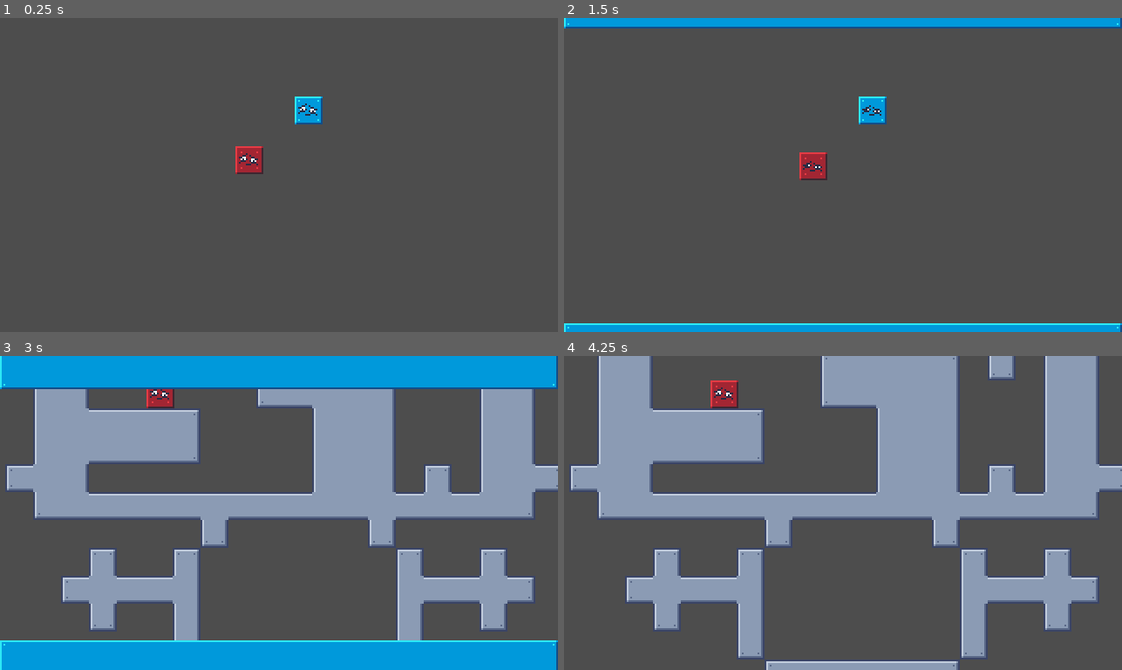
Above: before the commit, frames 1-4 (two rows, left to right).
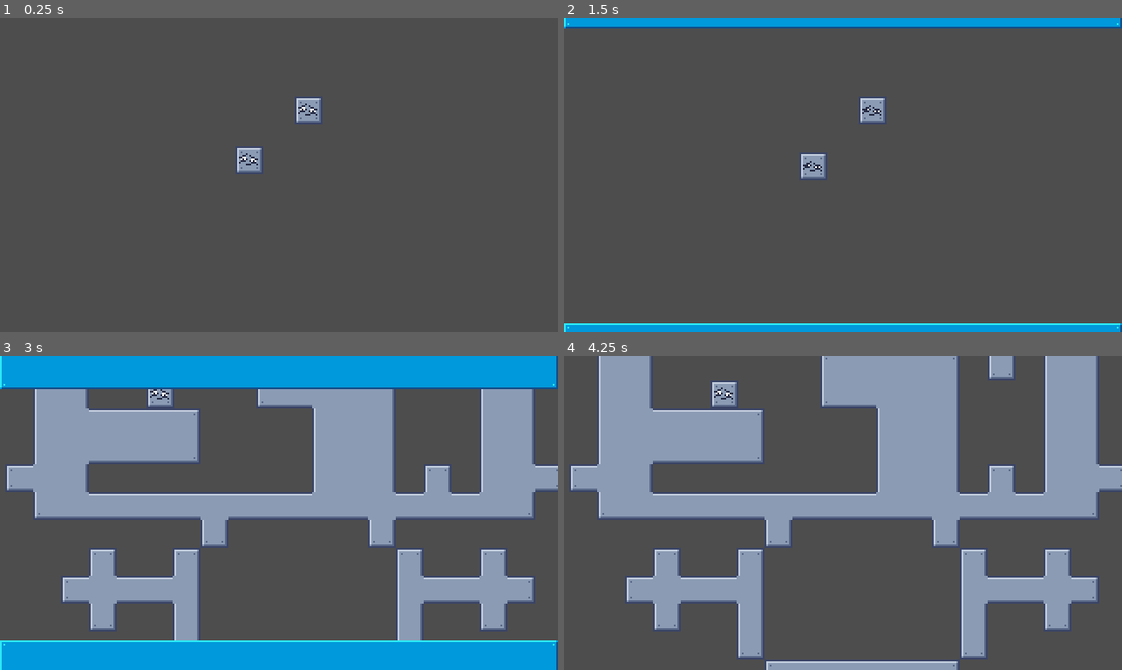
Above: after the commit, the same moments.

Repository: ARKANYOTA/globs
Game: Godot game, scene res://scenes/scene_1.tscn
The game is run twice, just before and just after one commit, with the same random seed, the same clock (stepped at 60 frames per second) and the same inputs. This scene is started directly instead of the project's main scene.
Inputs (mouse positions are in pixels of both pictures, inside the frame that each line leads up to):
- Up to frame 1 (0.25 s): no input
- Up to frame 2 (1.5 s): tap Enter (ui_accept) at 0.5, 0.77, 1.25 s; move the mouse to (870, 109) at 0.52 s; press the mouse at (870, 109) at 0.53 s; hold Right (ui_right) from 0.53 s (still down); release the mouse at (870, 109) at 1.28 s; tap V (removeme2_nolan_usge_to_change_scene) at 1.35 s
- Up to frame 3 (3 s): tap Enter (ui_accept) at 1.52 s; move the mouse to (251, 503) at 2.02 s; release Right (ui_right) at 2.03 s; press the mouse at (251, 503) at 2.03 s; hold Left (ui_left) 2.03-2.78 s; move the mouse to (161, 393) at 2.77 s; release the mouse at (161, 393) at 2.78 s; hold Right (ui_right) from 2.78 s (still down); tap V (removeme2_nolan_usge_to_change_scene) at 2.85 s
- Up to frame 4 (4.25 s): keep holding Right (ui_right); tap Enter (ui_accept) at 3.02, 3.77 s; press the mouse at (725, 393) at 3.53 s

The runs differ from the first frame. In frame 1, 0.8% of the frame differs, in the area x 42-58%, y 25-50%; in frame 2, 0.8%, in the area x 42-58%, y 25-52%; in frame 3, 0.2%; in frame 4, 0.4%.
Error in both runs: Assertion failed: Levvel out of bounds (res://scripts/autoload/level_data.gd:13)

Commit message:
New block sprite

Diff:
--- a/scenes/goal.tscn
+++ b/scenes/goal.tscn
@@ -3,8 +3,8 @@
 [ext_resource type="Script" path="res://scripts/goal.gd" id="1_0dqw8"]
 [ext_resource type="Texture2D" uid="uid://dtqqhkvtq3l2o" path="res://assets/images/spritesheet/spritesheet.png" id="2_hr0rm"]
 
-[sub_resource type="RectangleShape2D" id="RectangleShape2D_u8asy"]
-size = Vector2(16, 16)
+[sub_resource type="RectangleShape2D" id="RectangleShape2D_6kxh1"]
+size = Vector2(0, 0)
 
 [node name="Goal" type="Area2D"]
 collision_layer = 2
@@ -24,7 +24,7 @@
 patch_margin_bottom = 4
 
 [node name="CollisionShape" type="CollisionShape2D" parent="."]
-shape = SubResource("RectangleShape2D_u8asy")
+shape = SubResource("RectangleShape2D_6kxh1")
 debug_color = Color(0.493207, 0.429172, 1, 0.376471)
 
 [connection signal="body_entered" from="." to="." method="_on_body_entered"]
--- a/scripts/block.gd
+++ b/scripts/block.gd
@@ -214,15 +214,15 @@
 		return
 
 	var ninepatch: NinePatchRect = $NinePatch
-	if static_block: # Normal
-		ninepatch.region_rect.position.x = 0
-		ninepatch.region_rect.position.y = 0
-	elif is_gravity_enabled: # rouge
-		ninepatch.region_rect.position.x = 0
-		ninepatch.region_rect.position.y = 16
-	else: # bleu
-		ninepatch.region_rect.position.x = 0
-		ninepatch.region_rect.position.y = 32
+	#if static_block: # Normal
+		#ninepatch.region_rect.position.x = 0
+		#ninepatch.region_rect.position.y = 0
+	#elif is_gravity_enabled: # rouge
+		#ninepatch.region_rect.position.x = 0
+		#ninepatch.region_rect.position.y = 16
+	#else: # bleu
+		#ninepatch.region_rect.position.x = 0
+		#ninepatch.region_rect.position.y = 32
 
 	up_extend_value = up_extend_value
 	down_extend_value = down_extend_value
Binary file changed: assets/images/spritesheet/spritesheet.png
